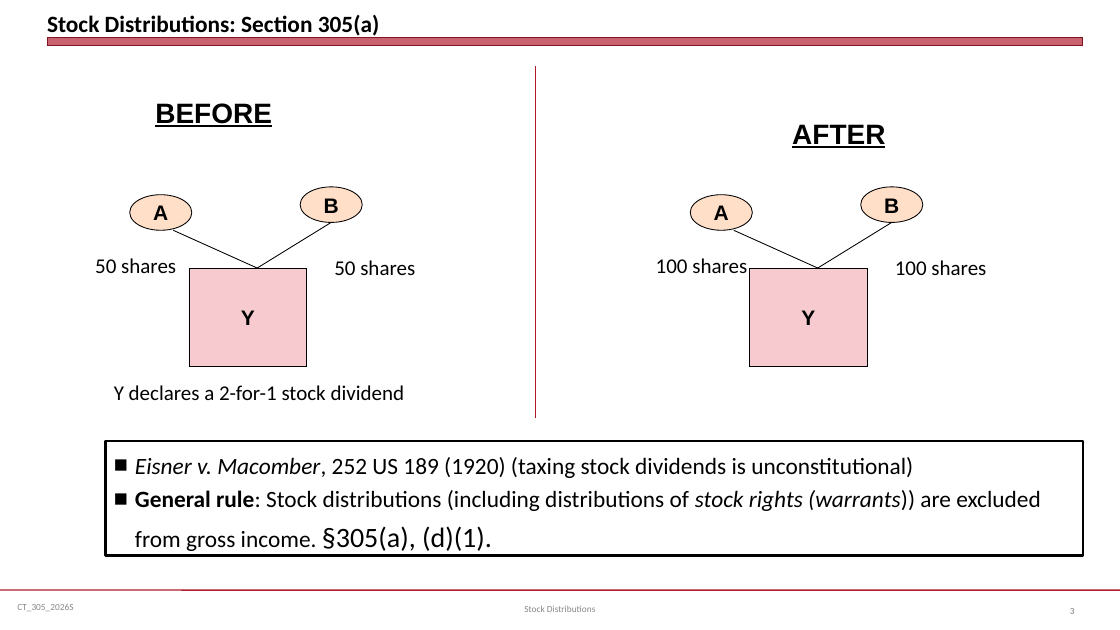
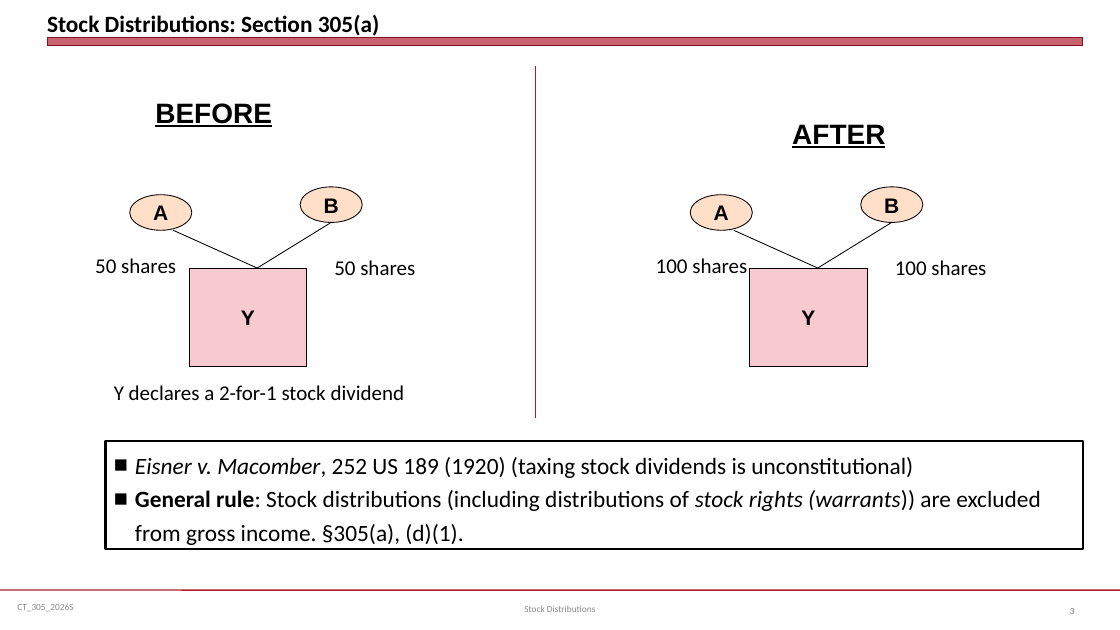
Before and after one commit to jmc877/Corporate-Tax, a slide deck: slide 3 of slides/CT_305_2026S.pptx. Drawn at 1120x630 pixels with LibreOffice and Linux fonts; fonts in the diff are those of the drawing. Boxes give left, top, right and bottom in pixels: in the first picture for what was removed or moved away, otherwise in the second. Text is boxed around its words. In the diff, an @@ line names an element or a change of style, - is before the commit and + after.

```diff
--- a/slides/CT_305_2026S.pptx
+++ b/slides/CT_305_2026S.pptx
@@ rectangle "Eisner v. Macomber, 252 US ...": place and size @@
-rectangle "Eisner v. Macomber, 252 US ..." at <box>106,441,1084,555</box>
+rectangle "Eisner v. Macomber, 252 US ..." at <box>106,441,1084,549</box>
@@ text in rectangle at <box>135,490,1041,545</box>: size 24 to 20 pt in "§305(a), (d)(1)." @@
```
Also in this commit, not shown: 4 other slides changed.
